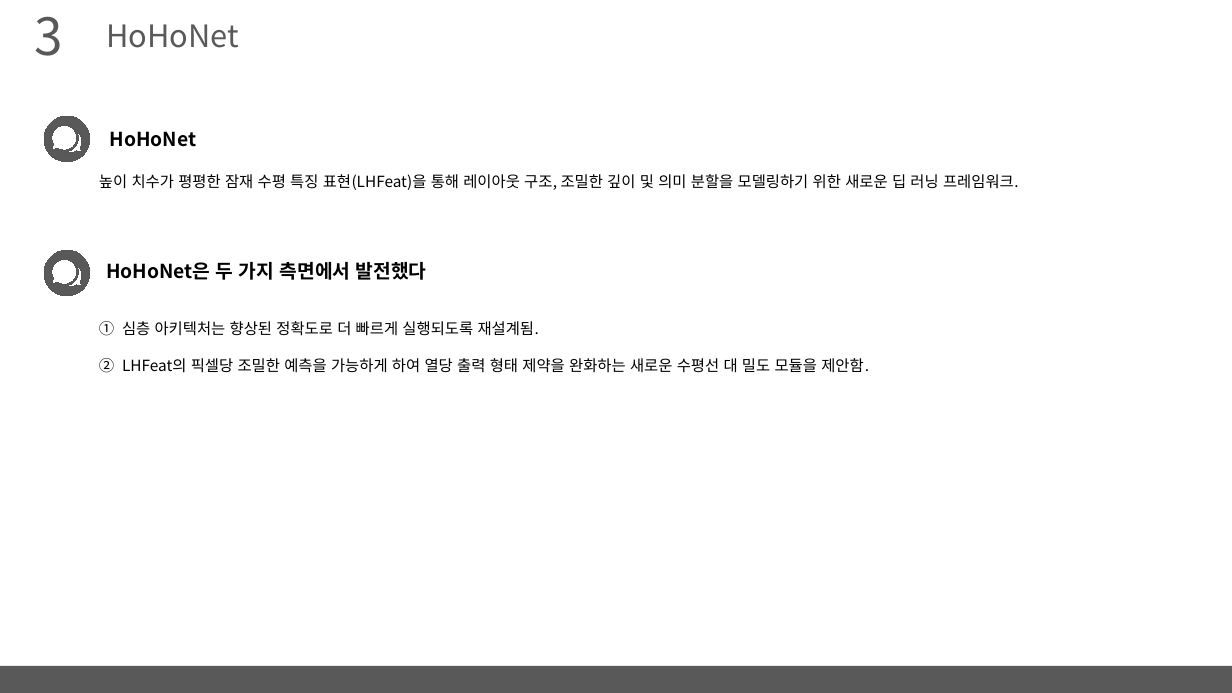
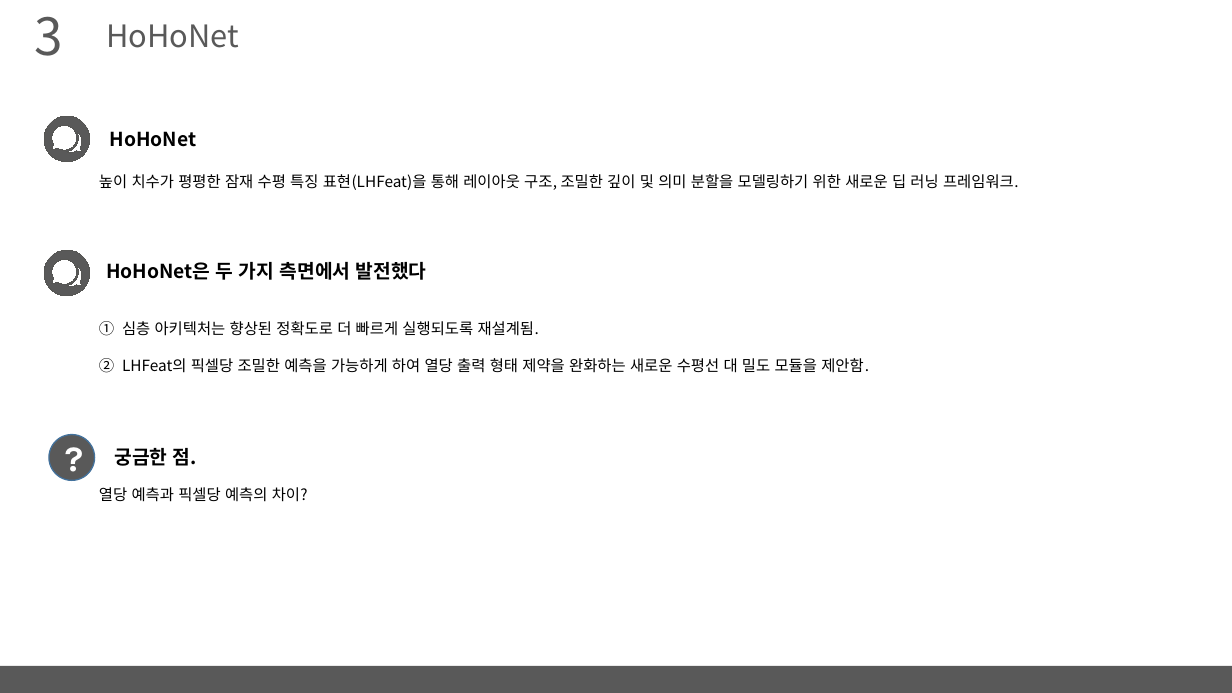
Before and after one commit to arittung/3D_Room_Layout_estimation, a slide deck: slide 6 of LayoutNet-HorizonNet-HoHoNet 정리.pptx. Drawn at 1232x693 pixels with LibreOffice and Linux fonts; fonts in the diff are those of the drawing. Boxes give left, top, right and bottom in pixels: in the first picture for what was removed or moved away, otherwise in the second. Text is boxed around its words. In the diff, an @@ line names an element or a change of style, - is before the commit and + after.

```diff
--- a/LayoutNet-HorizonNet-HoHoNet 정리.pptx
+++ b/LayoutNet-HorizonNet-HoHoNet 정리.pptx
@@ ellipse added at (x1=49, y1=434, x2=94, y2=481), fill #595959, outline #43739E 1 pt, 28 pt, text #FFFFFF, bold @@
+?
@@ text added at (x1=114, y1=448, x2=197, y2=466), 15 pt, text #000000, bold @@
+궁금한 점.
@@ text added at (x1=99, y1=487, x2=308, y2=502), 12 pt, text #000000 @@
+열당 예측과 픽셀당 예측의 차이?
```
Also in this commit, not shown: 7 other slides changed, 2 other files.
